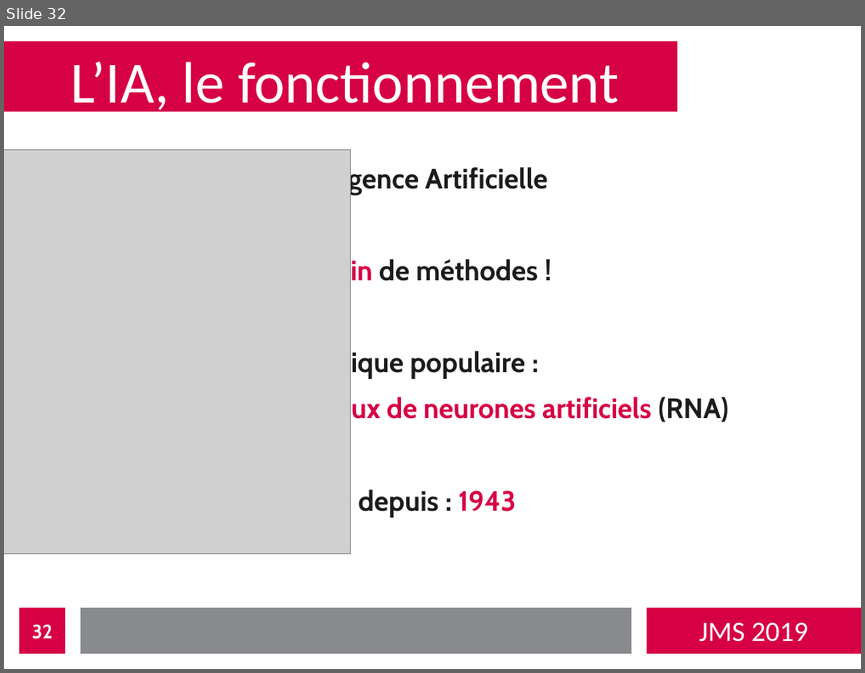
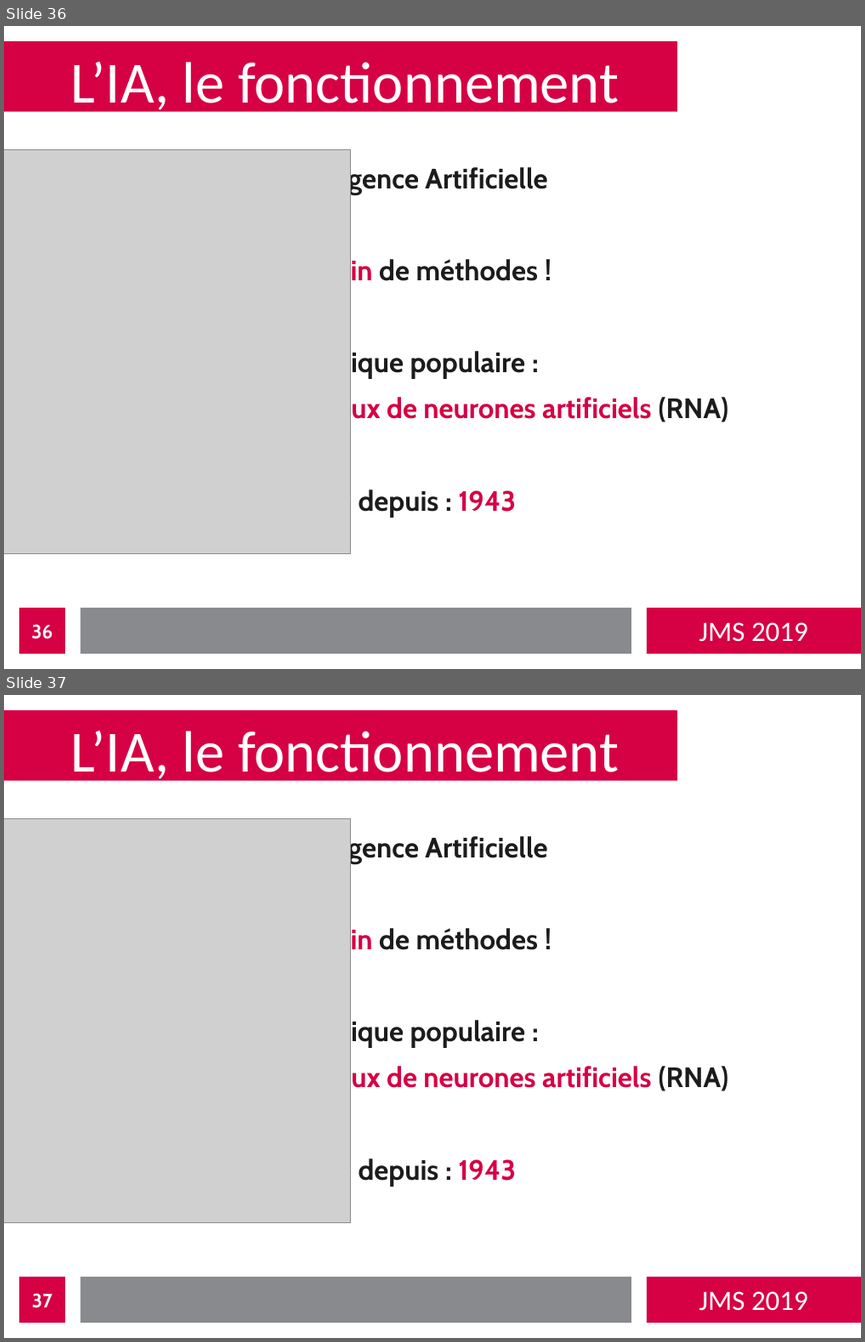
Before and after one commit to bastienvanderplaetse/JMS-2019, a slide deck: presentation-expanded.odp. Shown one above the other, each under a label of ours: slide 32 before the commit, slides 36 and 37 after it. The pictures are 865x673 and 865x1342 pixels, drawn with LibreOffice and Linux fonts; fonts in the diff are those of the drawing; grey boxes stand for pictures. Boxes give left, top, right and bottom in pixels: in the first picture for what was removed or moved away, otherwise in the second. Text is boxed around its words. In the diff, an @@ line names an element or a change of style, - is before the commit and + after.

```diff
--- a/presentation-expanded.odp
+++ b/presentation-expanded.odp
@@ slide 36 added at (4, 26, 861, 669), background #FFFFFF; not listed: 4 template elements that a slide beside it also shows @@
@@ title added at (71, 62, 619, 117), 54 pt, text #FFFFFF @@
+L’IA, le fonctionnement
@@ picture added at (4, 149, 351, 553) @@
@@ text added at (279, 165, 729, 516), 26 pt, text #1C1C1C, bold @@
+Intelligence Artificielle
+=> Plein de méthodes !
+Technique populaire :
+Réseaux de neurones artificiels (RNA)
+Existe depuis : 1943
@@ rectangle added at (518, 491, 635, 552), fill #FFFFFF, outline #FFFFFF 0 pt @@
@@ page number added at (19, 607, 65, 653), fill #D60044, 18 pt, text #FFFFFF, bold @@
+36
@@ what was slide 32 is now slide 37 @@
@@ page number at (32, 1293, 52, 1308): text changed @@
-32
+37
```
Also in this commit, not shown: 4 other slides added, 9 other files.
